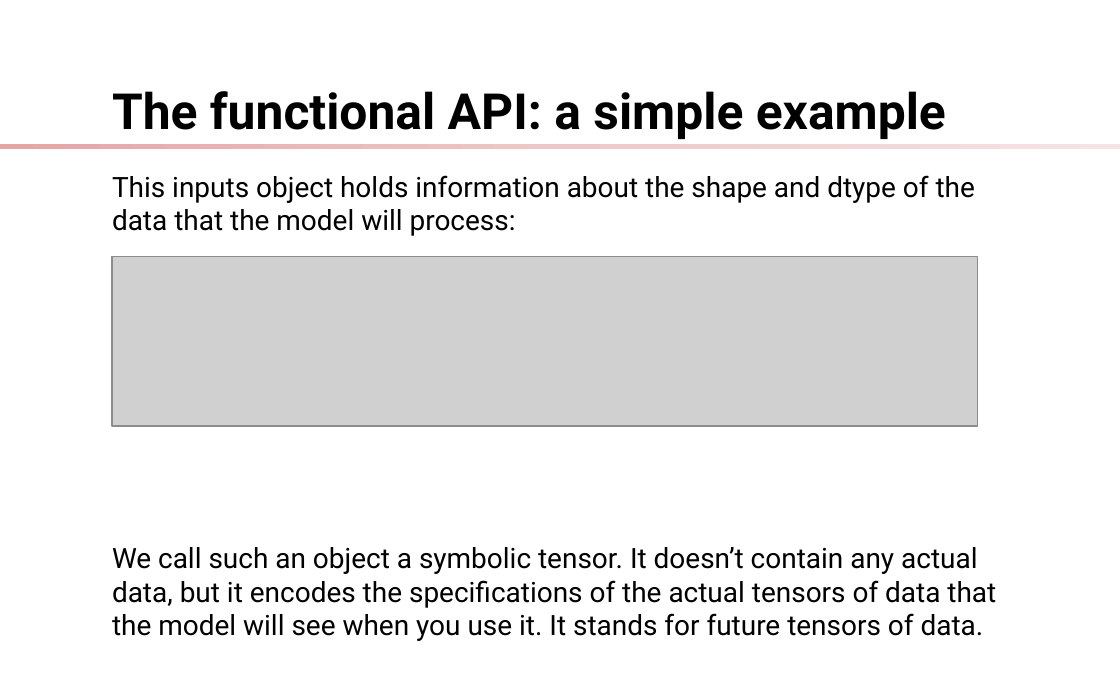
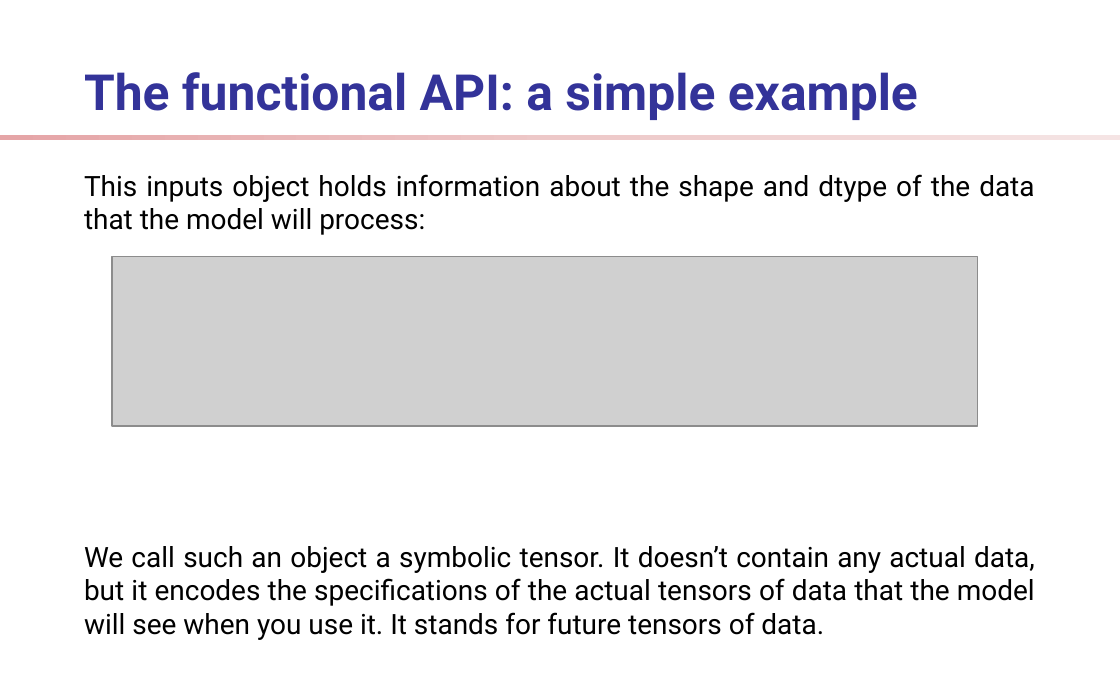
Before and after one commit to ShelpAm/learn-deep-learning, a slide deck: slide 17 of docs/presentation.odp. Drawn at 1120x700 pixels with LibreOffice and Linux fonts; fonts in the diff are those of the drawing; grey boxes stand for pictures; background and template pictures are left out. Boxes give left, top, right and bottom in pixels: in the first picture for what was removed or moved away, otherwise in the second. Text is boxed around its words. In the diff, an @@ line names an element or a change of style, - is before the commit and + after.

```diff
--- a/docs/presentation.odp
+++ b/docs/presentation.odp
@@ title "The functional API: a simple ...": place and size @@
-title "The functional API: a simple ..." at (112,91,946,139)
+title "The functional API: a simple ..." at (84,72,918,120)
@@ title "The functional API: a simple ..." at (84,72,918,120): text colour #000000 to #333399 @@
@@ rectangle: place and size @@
-rectangle at (0,144,1120,149)
+rectangle at (0,136,1120,140)
@@ text "This inputs object holds information ...": place and size @@
-text "This inputs object holds information ..." at (112,175,996,641)
+text "This inputs object holds information ..." at (84,174,1035,640)
@@ text "This inputs object holds information ..." at (84,174,1035,640): alignment left to justified @@
```
Also in this commit, not shown: 19 other slides changed, 6 slides added, 5 other files.
